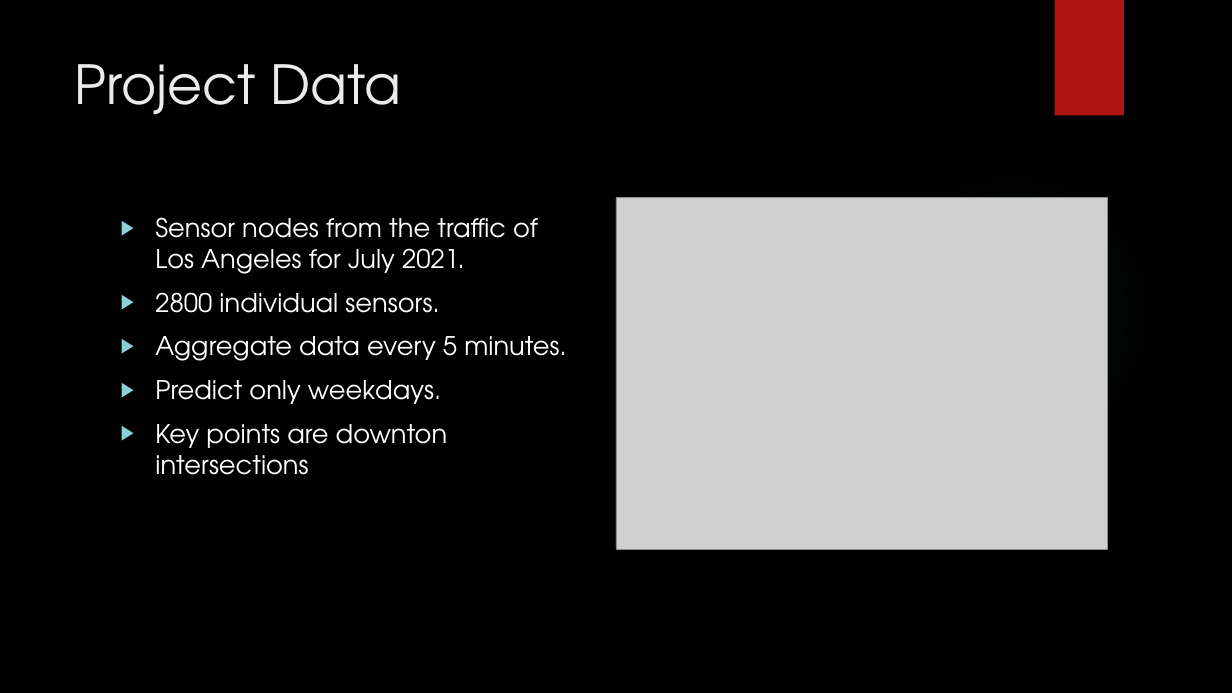
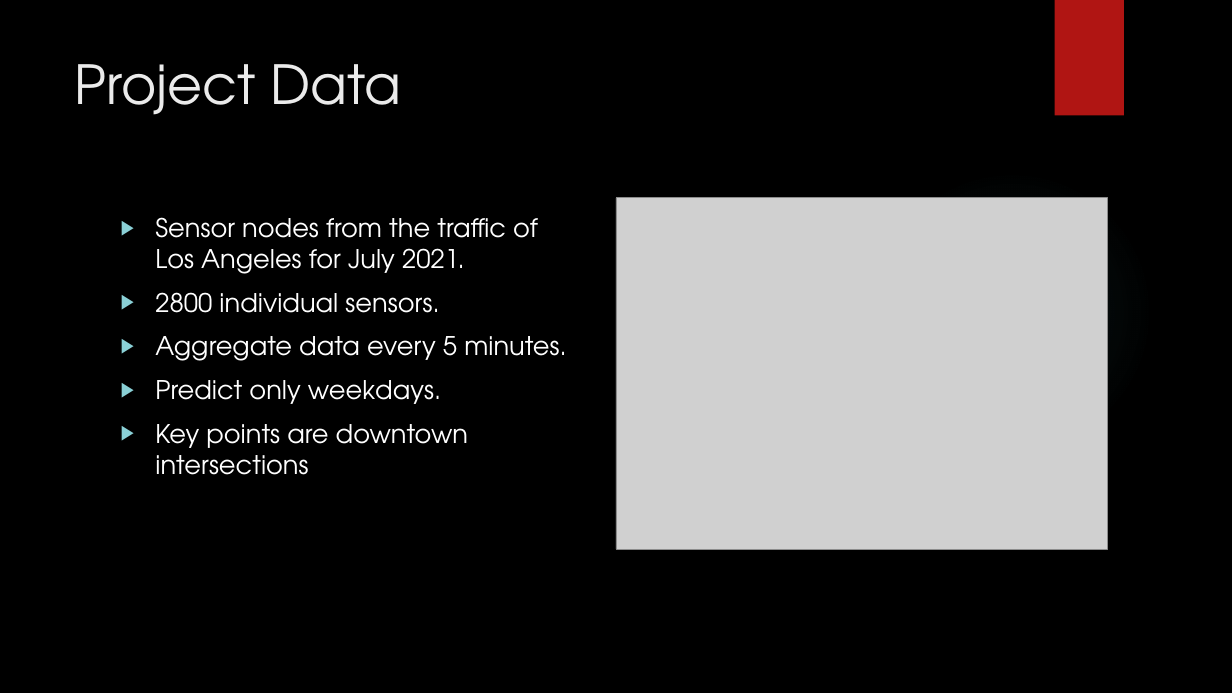
Before and after one commit to SebiBomher/Dissertation-GNN, a slide deck: slide 4 of Presentation.pptx (slide 8 before the commit). Drawn at 1232x693 pixels with LibreOffice and Linux fonts; fonts in the diff are those of the drawing; grey boxes stand for pictures; background and template pictures are left out. Boxes give left, top, right and bottom in pixels: in the first picture for what was removed or moved away, otherwise in the second. Text is boxed around its words. In the diff, an @@ line names an element or a change of style, - is before the commit and + after.

```diff
--- a/Presentation.pptx
+++ b/Presentation.pptx
@@ text at box(155, 424, 468, 475): text changed @@
-▶ Key points are downton intersections
+▶ Key points are downtown intersections
```
Also in this commit, not shown: 2 other slides changed, 1 slide added, 4 slides removed.
